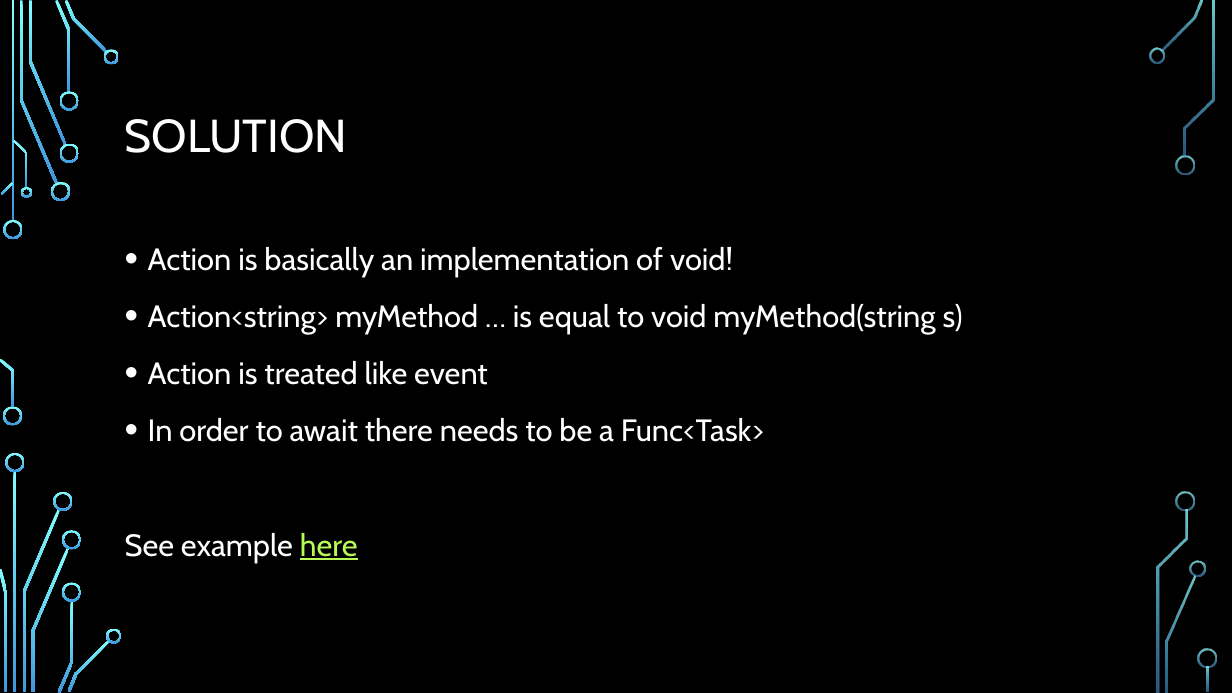
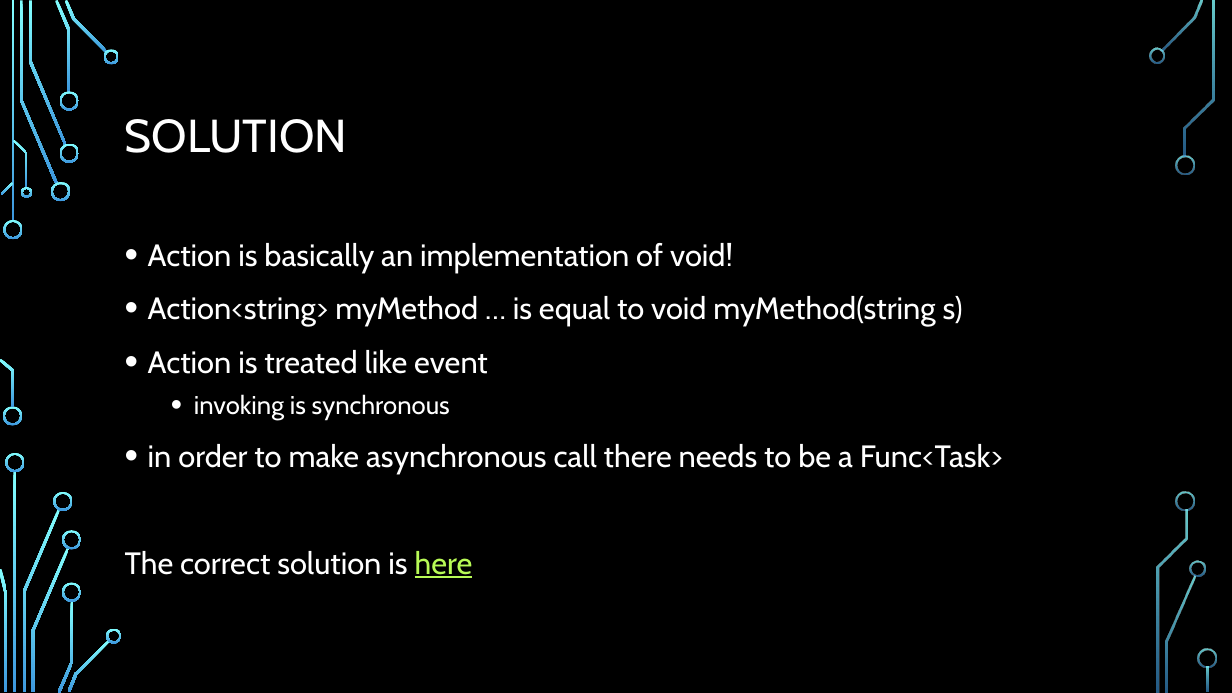
Before and after one commit to fpindej/csharp-delegates-example, a slide deck: slide 10 of presentation.pptx. Drawn at 1232x693 pixels with LibreOffice and Linux fonts; fonts in the diff are those of the drawing; background and template pictures are left out. Boxes give left, top, right and bottom in pixels: in the first picture for what was removed or moved away, otherwise in the second. Text is boxed around its words. In the diff, an @@ line names an element or a change of style, - is before the commit and + after.

```diff
--- a/presentation.pptx
+++ b/presentation.pptx
@@ text at bbox=[148, 243, 963, 374]: line spacing 1.2 to 1.1 @@
@@ text at bbox=[125, 394, 1003, 578]: text changed @@
-• In order to await there needs to be a Func<Task>
-See example here
+  • invoking is synchronous
+• in order to make asynchronous call there needs to be a Func<Task>
+The correct solution is here
```
Also in this commit, not shown: 6 other slides changed, 1 slide added, 1 slide removed, 1 other file.
